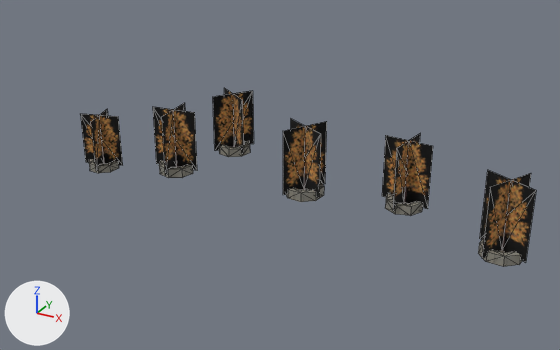
Renders of the OBJ model examples/vehicle-playground/res/models/urban/procgen-procpain-tree-park-large-x0z2.obj from each side of a commit.
The view is the same before and after, from a 50 mm camera at (39.1, -40.9, 34.4) aimed at (2.6, 25.6, 1.2). Every picture has the same lights, and +X, +Y and +Z are marked at lower left. The first picture is the older version. Mesh edges are drawn as thin lines. Where no turn or scale is listed for an object, it has been applied to the vertices. Vertices at exactly the same position are counted once.

Names of what the first picture shows: 'procgen-procpain-tree-park-large-x0z2'.
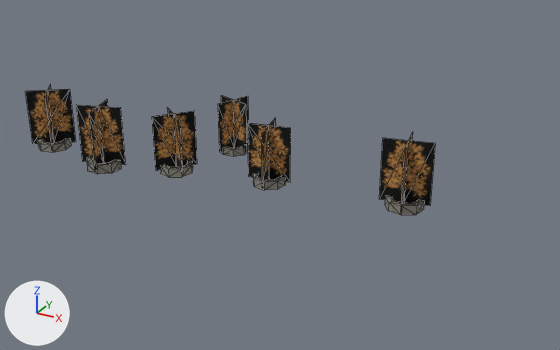
The edits, one by one:
me_procgen_procpain_tree_park_large_x0z2 is used by ob_procgen_procpain_tree_park_large_x0z2; location (0.0, 0.0, 0.0).
me_procgen_procpain_tree_park_large_x0z2 had 252 vertices, 408 faces and spanned x -19.2..29.5, y 18.1..33.6, z 0.0..7.5.
me_procgen_procpain_tree_park_large_x0z2 now has 252 vertices, 408 faces and spans x -28.5..18.6, y 17.8..33.7, z 0.0..7.3.
me_procgen_procpain_tree_park_large_x0z2 part 1: the loose piece of 10 vertices spanning x 13.6..18.7, y 24.4..29.5, z 0.5..7.2 is turned -161.5 degrees about the z axis through its middle.
me_procgen_procpain_tree_park_large_x0z2 part 2: the loose piece of 10 vertices spanning x -9.0..-4.7, y 29.4..33.6, z 0.5..7.1 is turned -19.8 degrees about the z axis through its middle and scaled by 0.996, then moved by (-19.7, -9.2, 0.0).
me_procgen_procpain_tree_park_large_x0z2 part 3: the loose piece of 10 vertices spanning x -11.9..-6.8, y 20.8..25.9, z 0.5..7.2 is turned 153.8 degrees about the z axis through its middle and scaled by 0.882, then moved by (2.5, 8.2, -0.5).
me_procgen_procpain_tree_park_large_x0z2 part 4: the loose piece of 10 vertices spanning x 24.9..29.5, y 19.4..24.1, z 0.5..7.4 is turned -141.2 degrees about the z axis through its middle and scaled by 0.901, then moved by (-25.8, 3.6, -0.4).
me_procgen_procpain_tree_park_large_x0z2 part 5: the loose piece of 10 vertices spanning x 3.5..8.2, y 22.5..27.2, z 0.5..7.5 is turned -98.9 degrees about the z axis through its middle and scaled by 0.899, then moved by (-15.2, -1.5, -0.4).
me_procgen_procpain_tree_park_large_x0z2 part 6: the loose piece of 10 vertices spanning x -19.2..-15.0, y 18.1..22.4, z 0.4..6.2 is turned 90.8 degrees about the z axis through its middle and scaled by 1.17, then moved by (0.0, 0.0, 0.6).
me_procgen_procpain_tree_park_large_x0z2 part 7: the loose piece of 32 vertices spanning x 14.2..18.1, y 25.0..28.9, z 0.0..1.0 is turned -161.5 degrees about the z axis through its middle.
me_procgen_procpain_tree_park_large_x0z2 part 8: the loose piece of 32 vertices spanning x -8.7..-4.9, y 29.6..33.4, z 0.0..1.0 is turned -19.8 degrees about the z axis through its middle and scaled by 0.996, then moved by (-19.7, -9.2, 0.0).
me_procgen_procpain_tree_park_large_x0z2 part 9: the loose piece of 32 vertices spanning x -11.3..-7.3, y 21.4..25.3, z 0.0..1.0 is turned 153.8 degrees about the z axis through its middle and scaled by 0.882, then moved by (2.5, 8.2, -0.1).
me_procgen_procpain_tree_park_large_x0z2 part 10: the loose piece of 32 vertices spanning x 25.3..29.1, y 19.9..23.7, z 0.0..1.0 is turned -141.2 degrees about the z axis through its middle and scaled by 0.901, then moved by (-25.8, 3.6, -0.1).
me_procgen_procpain_tree_park_large_x0z2 part 11: the loose piece of 32 vertices spanning x 3.9..7.8, y 22.9..26.8, z 0.0..1.0 is turned -98.9 degrees about the z axis through its middle and scaled by 0.899, then moved by (-15.2, -1.5, -0.1).
me_procgen_procpain_tree_park_large_x0z2 part 12: the loose piece of 32 vertices spanning x -18.7..-15.5, y 18.6..21.9, z 0.0..0.9 is turned 90.8 degrees about the z axis through its middle and scaled by 1.17, then moved by (0.0, 0.0, 0.1).

Boxes (x1, y1, x2, y2) around the edits, measured in the pictures (560 x 350 px; the box of a moved part takes in the faces that stretch with it):
'procgen-procpain-tree-park-large-x0z2', reshaped (10% narrower, 26% shorter)
    before: (80, 88, 536, 266)
    after: (26, 84, 435, 215)
part 1 of me_procgen_procpain_tree_park_large_x0z2, moved or reshaped
    before: (382, 133, 433, 211)
    after: (379, 132, 435, 211)
part 2 of me_procgen_procpain_tree_park_large_x0z2, moved or reshaped
    before: (213, 88, 254, 154)
    after: (26, 84, 76, 150)
part 3 of me_procgen_procpain_tree_park_large_x0z2, moved or reshaped
    before: (153, 103, 197, 175)
    after: (218, 95, 249, 153)
part 4 of me_procgen_procpain_tree_park_large_x0z2, moved or reshaped
    before: (480, 170, 536, 262)
    after: (247, 118, 291, 188)
part 5 of me_procgen_procpain_tree_park_large_x0z2, moved or reshaped
    before: (283, 119, 327, 198)
    after: (152, 107, 197, 174)
part 6 of me_procgen_procpain_tree_park_large_x0z2, moved or reshaped
    before: (80, 109, 123, 171)
    after: (76, 100, 126, 172)
part 7 of me_procgen_procpain_tree_park_large_x0z2, moved or reshaped
    before: (385, 193, 423, 215)
    after: (385, 196, 424, 215)
part 8 of me_procgen_procpain_tree_park_large_x0z2, moved or reshaped
    before: (219, 141, 250, 157)
    after: (37, 138, 71, 153)
part 9 of me_procgen_procpain_tree_park_large_x0z2, moved or reshaped
    before: (159, 160, 193, 178)
    after: (221, 143, 248, 156)
part 10 of me_procgen_procpain_tree_park_large_x0z2, moved or reshaped
    before: (478, 238, 522, 266)
    after: (253, 174, 285, 190)
part 11 of me_procgen_procpain_tree_park_large_x0z2, moved or reshaped
    before: (286, 180, 324, 202)
    after: (160, 161, 193, 177)
part 12 of me_procgen_procpain_tree_park_large_x0z2, moved or reshaped
    before: (89, 159, 119, 173)
    after: (87, 158, 121, 174)
